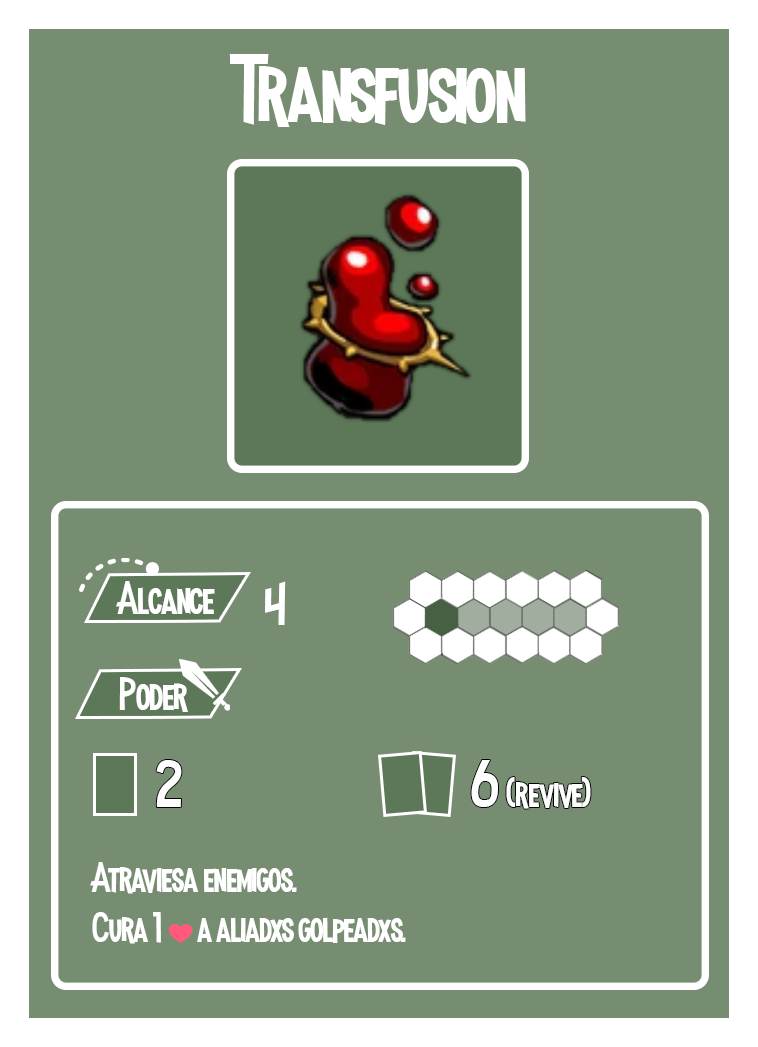
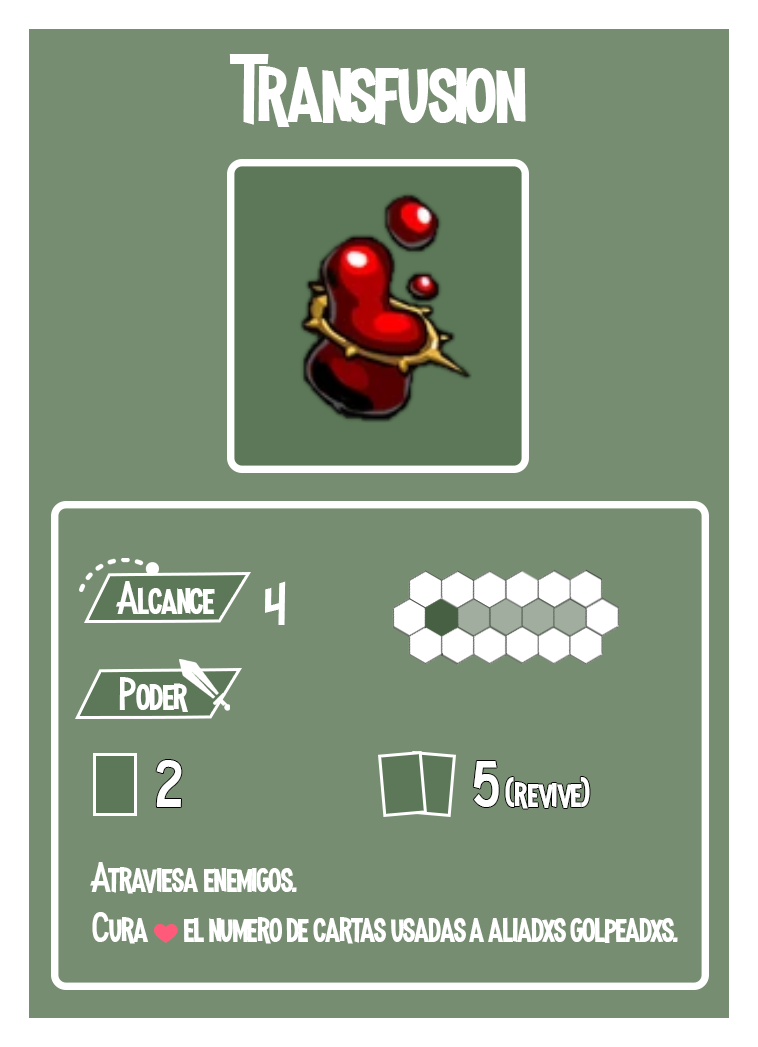
Revision of a layered (758, 1047) image; what changed, layer by layer:
renamed "6 (revive)" to "5 (revive)", painted on it over [471, 760, 591, 809]
renamed "Atraviesa enemigos. Cura 1 ❤ a aliadxs golpeadxs." to "Atraviesa enemigos. Cura ❤ el numero de cartas usadas a aliadx", painted on it over [153, 912, 678, 944]
